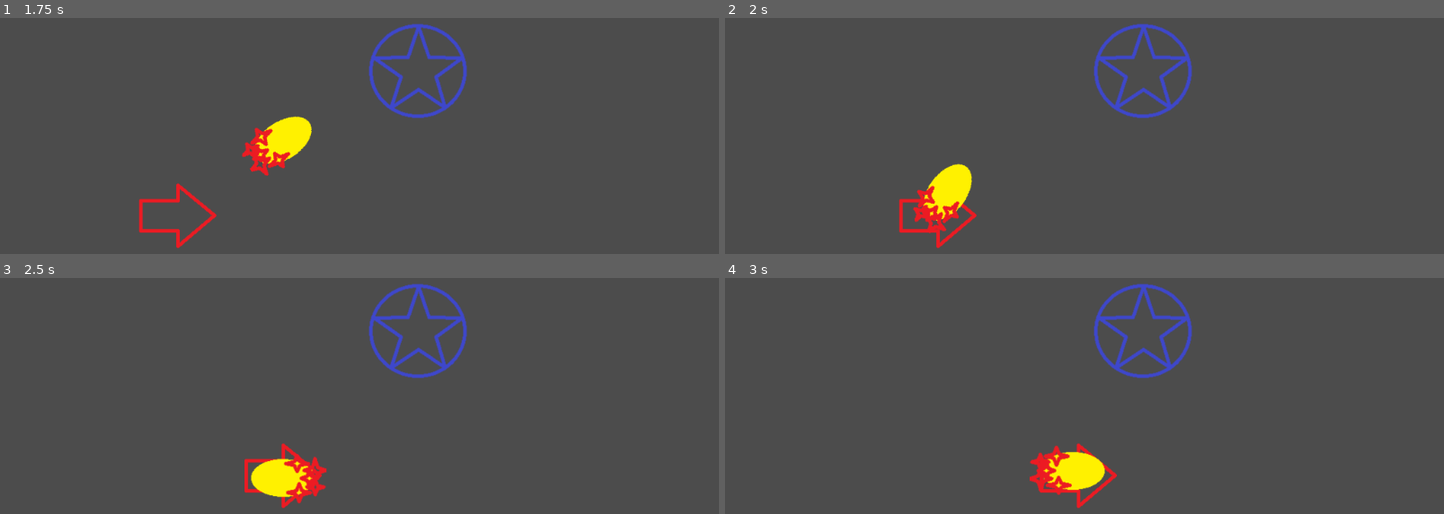
Above: before the commit, frames 1-4 (two rows, left to right).
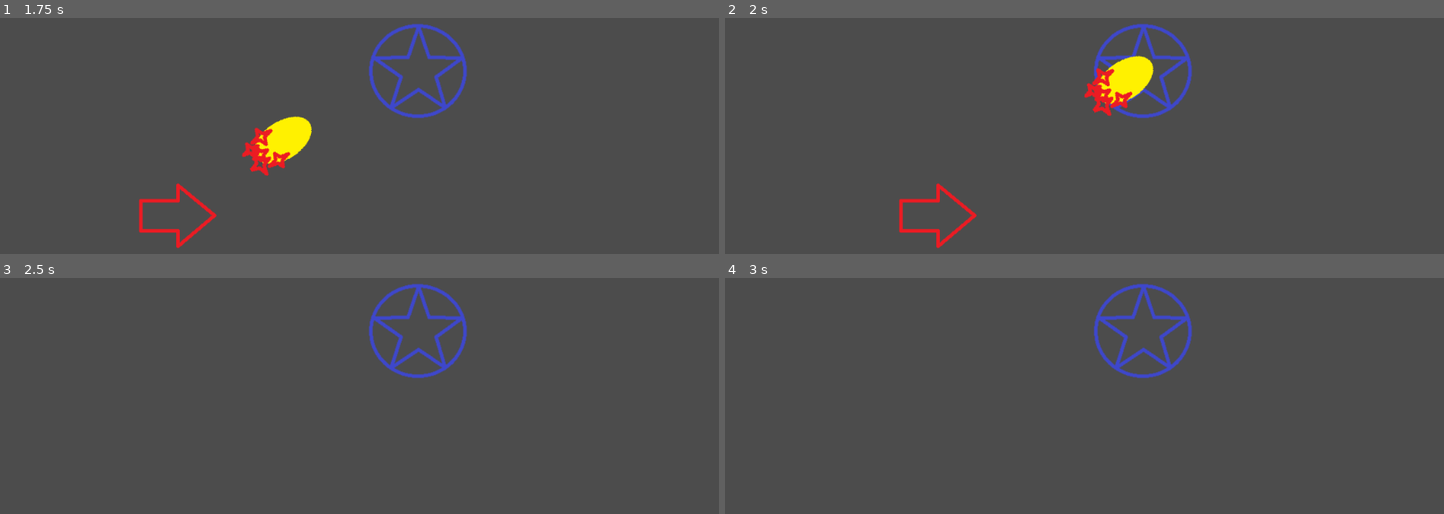
Above: after the commit, the same moments.

Repository: Bronsky91/WS2-Godot
Game: Godot game, scene res://scenes/Game.tscn
The game is run twice, just before and just after one commit, with the same random seed, the same clock (stepped at 60 frames per second) and the same inputs. This scene is started directly instead of the project's main scene.
Inputs:
- Up to frame 1 (1.75 s): no input
- Up to frame 2 (2 s): no input
- Up to frame 3 (2.5 s): no input
- Up to frame 4 (3 s): no input

Frame 1 is identical in both runs. In frame 2, 2.8% of the frame differs, in the area x 26-60%, y 15-92%; in frame 3, 1.7%; in frame 4, 1.8%.

Commit message:
Double trouble
Adds two fireballs that kill the enemy

Diff:
--- a/scenes/Enemy.tscn
+++ b/scenes/Enemy.tscn
@@ -21,6 +21,7 @@
 audio_bus_name = "Master"
 script = ExtResource( 1 )
 _sections_unfolded = [ "Material", "Visibility", "Z Index" ]
+health = 50
 
 [node name="Sprite" type="Sprite" parent="." index="0"]
 
--- a/scenes/Fireball.tscn
+++ b/scenes/Fireball.tscn
@@ -20,7 +20,7 @@
 audio_bus_name = "Master"
 script = ExtResource( 1 )
 speed = 450
-damage = 10
+damage = 25
 
 [node name="Sprite" type="Sprite" parent="." index="0"]
 
--- a/scenes/K_Fireball.tscn
+++ /dev/null
@@ -1,29 +0,0 @@
-[gd_scene load_steps=4 format=2]
-
-[ext_resource path="res://scripts/K_Fireball.gd" type="Script" id=1]
-[ext_resource path="res://assets/fireball.png" type="Texture" id=2]
-
-[sub_resource type="CapsuleShape2D" id=1]
-
-custom_solver_bias = 0.0
-radius = 26.3882
-height = 34.3669
-
-[node name="K_Fireball" type="KinematicBody2D"]
-
-input_pickable = false
-collision_layer = 1
-collision_mask = 1
-collision/safe_margin = 0.08
-script = ExtResource( 1 )
-speed = 450
-damage = 10
-
-[node name="Sprite" type="Sprite" parent="." index="0"]
-
-texture = ExtResource( 2 )
-
-[node name="CollisionShape2D" type="CollisionShape2D" parent="." index="1"]
-
-position = Vector2( 5.40359, 2.7018 )
-shape = SubResource( 1 )
--- a/scenes/Rune.tscn
+++ b/scenes/Rune.tscn
@@ -1,10 +1,10 @@
 [gd_scene load_steps=5 format=2]
 
 [ext_resource path="res://scripts/Rune.gd" type="Script" id=1]
-[ext_resource path="res://scenes/K_Fireball.tscn" type="PackedScene" id=2]
+[ext_resource path="res://scenes/Fireball.tscn" type="PackedScene" id=2]
 [ext_resource path="res://assets/rune.png" type="Texture" id=3]
 
-[sub_resource type="CircleShape2D" id=2]
+[sub_resource type="CircleShape2D" id=1]
 
 custom_solver_bias = 0.0
 radius = 440.622
--- a/scripts/Fireball.gd
+++ b/scripts/Fireball.gd
@@ -1,19 +1,30 @@
 extends Area2D
 
 export var speed = 450
-export var damage = 10
+export var damage = 25
+var direction = Vector2(0, -1)
 var target = null
+var rune = null
+
 
 func _ready():
 	connect("area_entered", self, "_on_area_entered")
 
 func _process(delta):
-	if target:
-		position = (Vector2(position.x, position.y) + Vector2(target.position.x, target.position.y)) * speed * delta
+	pass
 
+func _physics_process(delta):
+	if target.get_ref():
+		var pos = get_position()
+		direction = (target.get_ref().get_global_position() - pos).normalized()
+		var rad_angle = atan2(direction.x, -direction.y)
+		set_rotation(rad_angle)
+		set_position(pos + (direction * speed * delta))
 
-func _on_area_entered(area):
-	print(area.name)
-	if area.name == "Enemy":
-		area.add_damage(damage)
+func _on_area_entered(collidee):
+	print('colliding with ' + collidee.name)
+	if collidee.name == "Enemy":
+		rune.get_ref().rearm()
+		#rune.firing = false
+		collidee.take_damage(damage)
 		queue_free()
--- a/scripts/K_Fireball.gd
+++ /dev/null
@@ -1,29 +0,0 @@
-extends KinematicBody2D
-
-export var speed = 450
-export var damage = 10
-var direction = Vector2(0, -1)
-var target = null
-var repos = Vector2()
-var repos_velo = Vector2()
-
-
-func _ready():
-	connect("area_entered", self, "_on_area_entered")
-
-func _process(delta):
-	pass
-
-func _physics_process(delta):
-	if target:
-		var pos = get_position()
-		direction = (target.get_global_position() - get_global_position()).normalized()
-		var rad_angle = atan2(direction.x, -direction.y)
-		set_rotation(rad_angle)
-		set_position(pos + (direction * speed * delta))
-
-func _on_area_entered(area):
-	print('colliding with' + area.name)
-	if area.name == "Enemy":
-		area.add_damage(damage)
-		queue_free()
--- a/scripts/Rune.gd
+++ b/scripts/Rune.gd
@@ -2,29 +2,34 @@
 
 export(PackedScene) var fireball
 var target = null
-var new_fireball = null
+var firing = false
 
 func _ready():
 	connect("area_entered", self, "_on_area_entered")
 	connect("area_exited", self, "_on_area_exit")
 
 func _process(delta):
-	if target and new_fireball == null:
+	if target and target.get_ref() and !firing:
 		_shoot()
 
+func _on_area_entered(collidee):
+	if collidee.name == "Enemy":
+		target = weakref(collidee)
+		print('penatrated')
+		print(target.get_ref().name)
 
-func _on_area_entered(enemy):
-	target = enemy
-	print('penatrated')
-	print(target.name)
-
+func rearm():
+	print("RUNE FIRING = FALSE")
+	firing = false
 
 func _on_area_exited(enemy):
 	target = null
 
 func _shoot():
 	print('FIREBALL')
-	new_fireball = fireball.instance()
+	firing = true
+	var new_fireball = fireball.instance()
 	new_fireball.target = target
+	new_fireball.rune = weakref(self)
 	new_fireball.position = global_position
 	get_tree().get_root().add_child(new_fireball)
--- a/scripts/enemy.gd
+++ b/scripts/enemy.gd
@@ -1,6 +1,7 @@
 extends Area2D
 
 const SPEED = 200
+export var health = 50
 
 func _ready():
 	# Called when the node is added to the scene for the first time.
@@ -9,3 +10,14 @@
 
 func _process(delta):
 	position.x += SPEED * delta
+
+func _die():
+	print("DEAD")
+	# explosion / death animation
+	queue_free()
+
+func take_damage(damage):
+	print("TAKING DAMAGE")
+	health -= damage
+	if health <= 0:
+		_die()
Not shown: 1 places in scenes/Rune.tscn that only renumber resources
